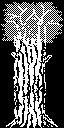
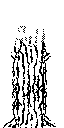
Layered file, before and after one edit (64x128). Changes by layer:
hid "black" over [left=0, top=0, right=64, bottom=128]
